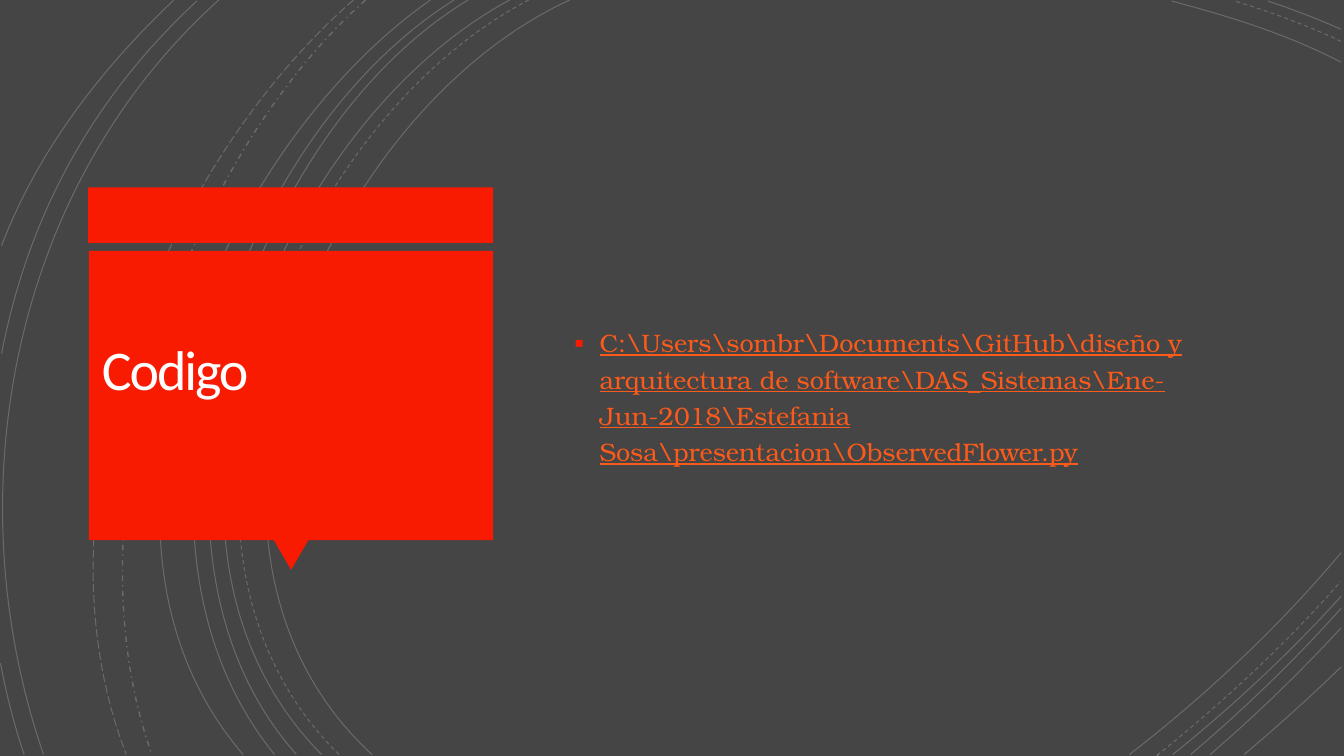
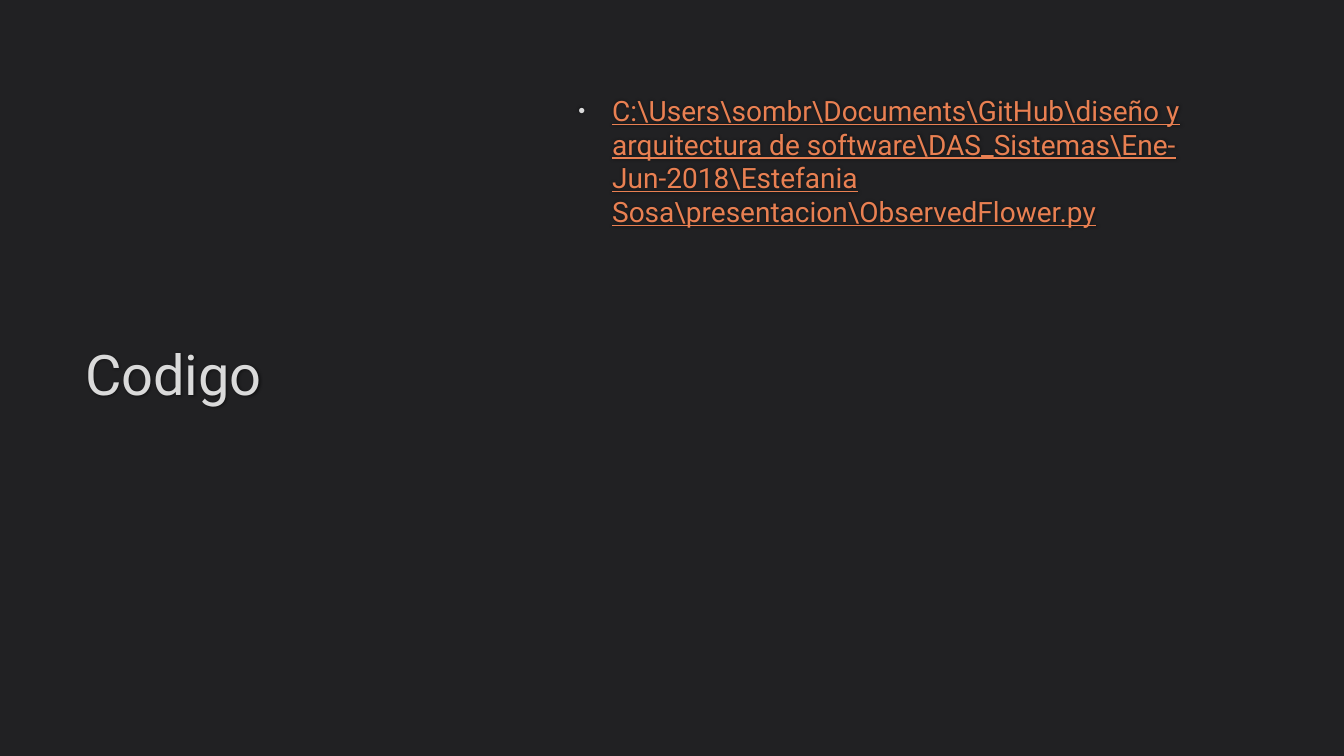
Before and after one commit to AnhellO/DAS_Sistemas, a slide deck: slide 11 of Ene-Jun-2018/Estefania Sosa/practica 4/Observer.pptx (slide 6 before the commit). Drawn at 1344x756 pixels with LibreOffice and Linux fonts; fonts in the diff are those of the drawing. Boxes give left, top, right and bottom in pixels: in the first picture for what was removed or moved away, otherwise in the second. Text is boxed around its words. In the diff, an @@ line names an element or a change of style, - is before the commit and + after.

```diff
--- a/Ene-Jun-2018/Estefania Sosa/practica 4/Observer.pptx
+++ b/Ene-Jun-2018/Estefania Sosa/practica 4/Observer.pptx
@@ background #454545 to #212123 @@
@@ rectangle removed at [0, 0, 1344, 754] @@
@@ group removed at [0, 0, 1342, 756]: 21 freeform shapes @@
@@ group removed at [0, 0, 1342, 756]: 21 freeform shapes @@
@@ text "C:\Users\sombr\Documents\GitHub\diseño y arquitectura de sof ..." at [612, 100, 1179, 228]: size 18 to 20 pt, font TeX Gyre Bonum to Roboto, text colour #FC5A1A to #E98052, letter outline none to #404040 0.75 pt; bullet ▪ to •; line spacing 1.2 to 1; bullet colour #F81B02 to #DADADA; vertical alignment middle to top @@
@@ rectangle removed at [89, 188, 494, 243] @@
@@ title "Codigo" at [85, 353, 262, 407]: font Calibri to Roboto, text colour #FFFEFF to #DADADA, letter spacing -1.5 to 0 pt, letter outline none to #404040 0.75 pt; line spacing 0.85 to 1 @@
@@ rectangle removed at [89, 251, 493, 540] @@
@@ triangle removed at [273, 540, 309, 571] @@
```
Also in this commit, not shown: 2 other slides changed, 8 slides added, 3 slides removed.
